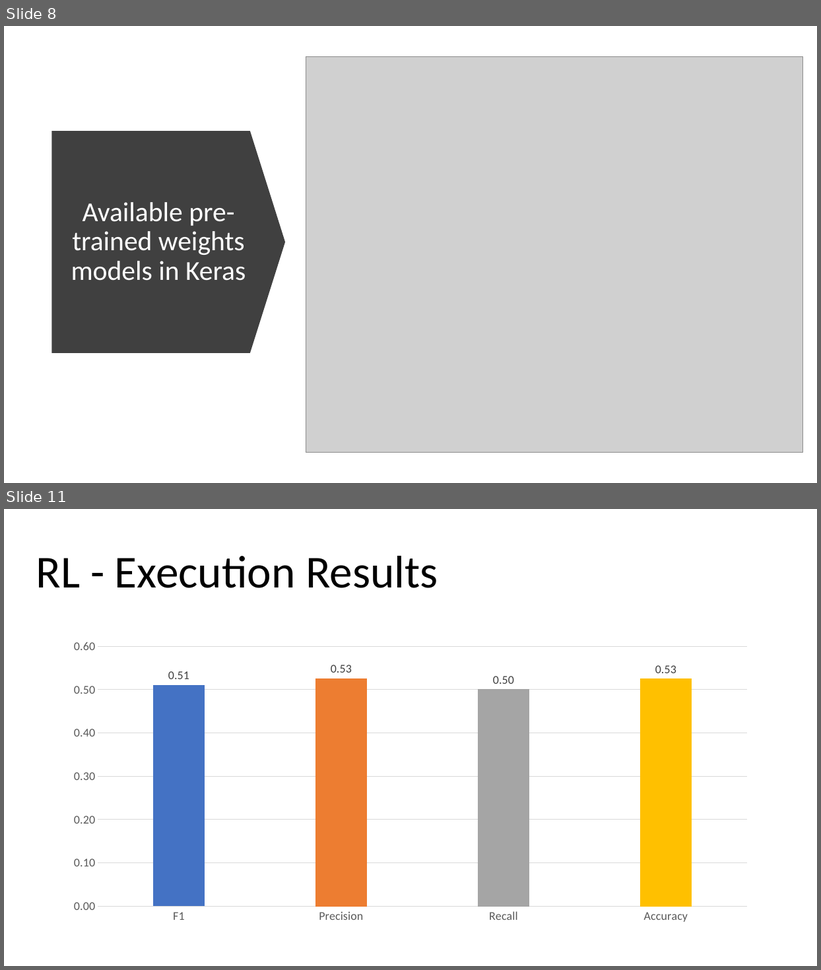
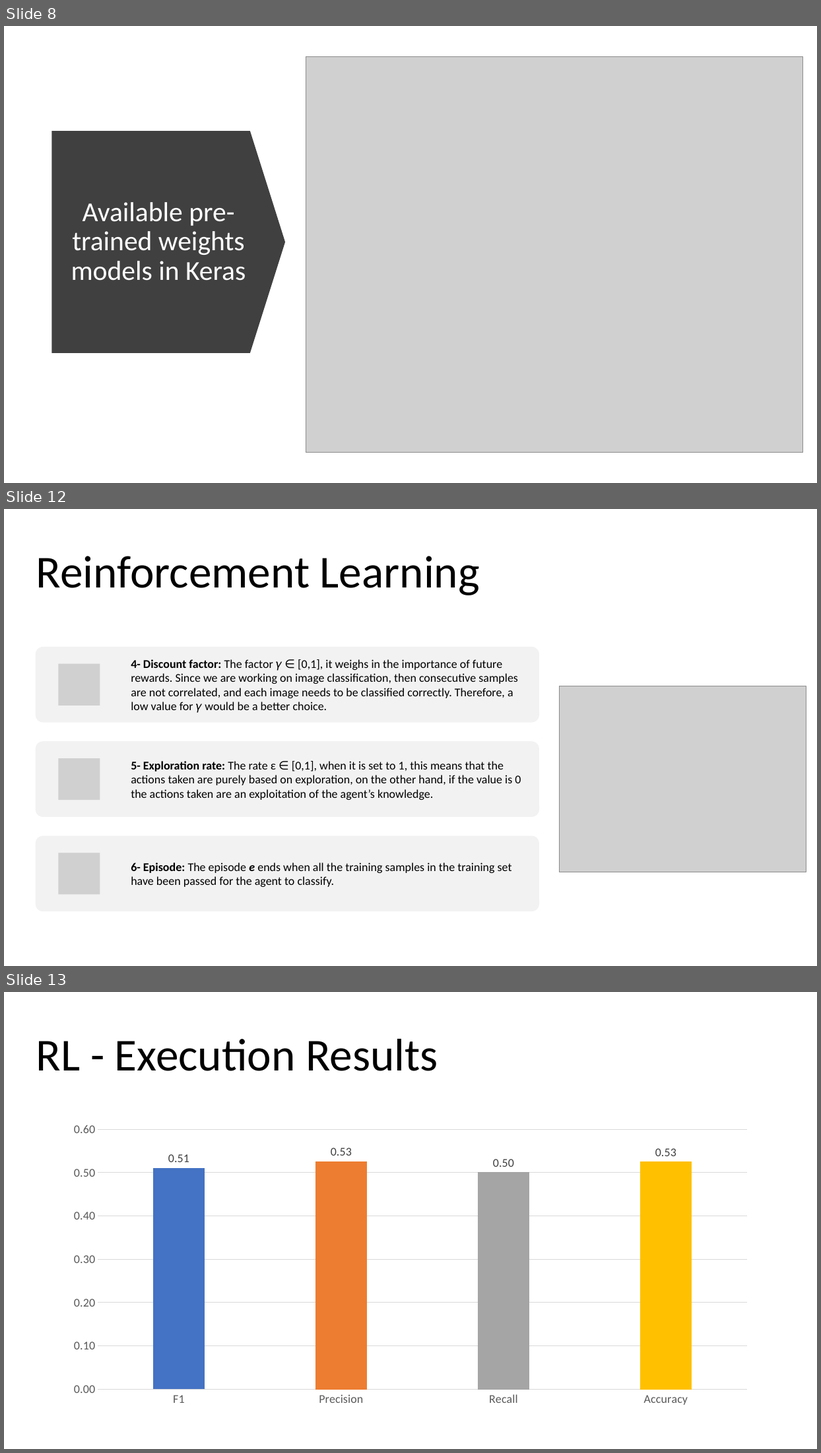
Before and after one commit to lirielly/Advanced-Topics-in-Artificial-Intelligence, a slide deck: TAIA - Image Classification.pptx. Shown one above the other, each under a label of ours: slides 8 and 11 before the commit, slides 8, 12 and 13 after it; the slides between them are not shown. The pictures are 821x970 and 821x1453 pixels, drawn with LibreOffice and Linux fonts; fonts in the diff are those of the drawing; grey boxes stand for pictures. Boxes give left, top, right and bottom in pixels: in the first picture for what was removed or moved away, otherwise in the second. Text is boxed around its words. In the diff, an @@ line names an element or a change of style, - is before the commit and + after.

```diff
--- a/TAIA - Image Classification.pptx
+++ b/TAIA - Image Classification.pptx
@@ slide 12 added at bbox=[4, 509, 817, 966], background #FFFFFF @@
@@ rectangle added at bbox=[11, 527, 132, 621], fill #FFFFFF, outline #FFFFFF 1 pt @@
@@ title added at bbox=[36, 556, 480, 595], 54 pt, text #000000 @@
+Reinforcement Learning
@@ picture added at bbox=[560, 686, 806, 873] @@
@@ group added at bbox=[36, 647, 539, 912]: 3 rounded rectangles, 3 pictures, 3 texts @@
+4- Discount factor: The factor 𝛾 ∈ [0,1], it weighs in the importance of future rewards. Since we are working on image classification, then consecutive samples are not correlated, and each image needs to be classified correctly. Therefore, a low value for 𝛾 would be a better choice.
+5- Exploration rate: The rate ε ∈ [0,1], when it is set to 1, this means that the actions taken are purely based on exploration, on the other hand, if the value is 0 the actions taken are an exploitation of the agent’s knowledge.
+6- Episode: The episode e ends when all the training samples in the training set have been passed for the agent to classify.
@@ what was slide 11 is now slide 13 @@
```
Also in this commit, not shown: 3 slides changed, 2 other slides added, 1 slide removed, 3 other files.
